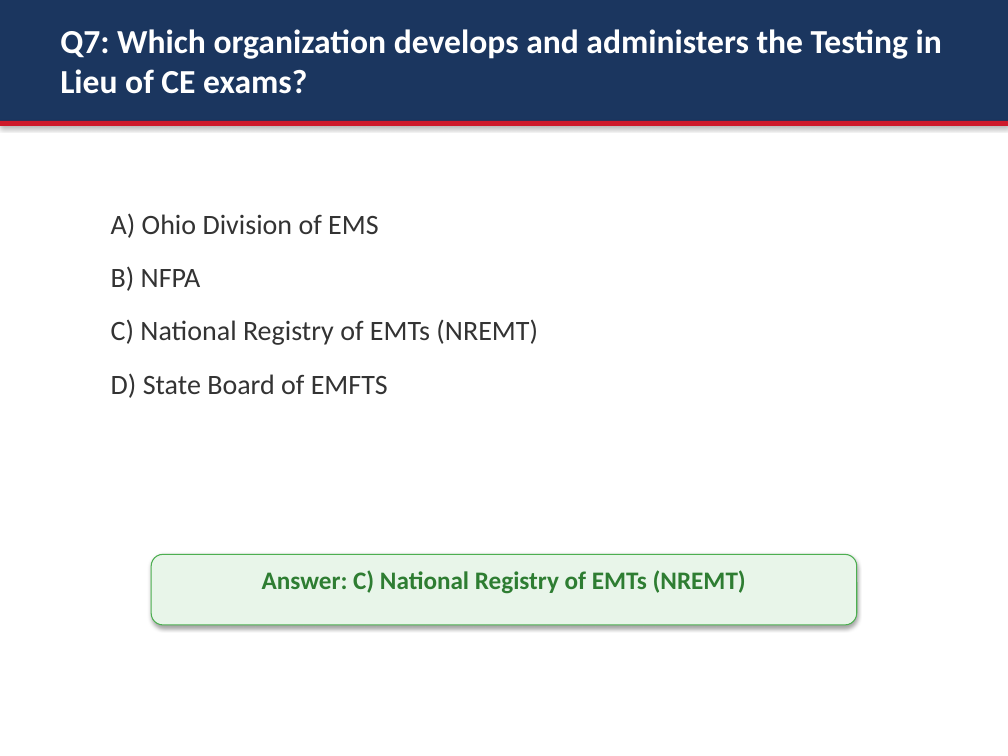
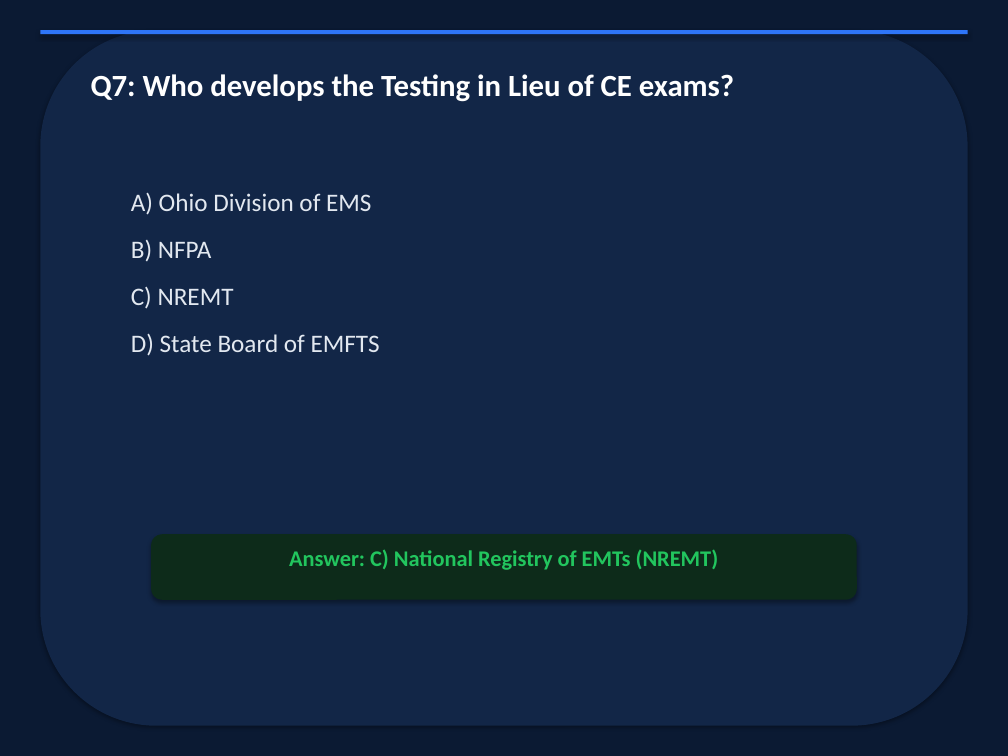
Before and after one commit to bbishilany/nicks-capstone, a slide deck: slide 24 of Ohio-Division-of-EMS-Presentation.pptx. Drawn at 1008x756 pixels with LibreOffice and Linux fonts; fonts in the diff are those of the drawing. Boxes give left, top, right and bottom in pixels: in the first picture for what was removed or moved away, otherwise in the second. Text is boxed around its words. In the diff, an @@ line names an element or a change of style, - is before the commit and + after.

```diff
--- a/Ohio-Division-of-EMS-Presentation.pptx
+++ b/Ohio-Division-of-EMS-Presentation.pptx
@@ background #FFFFFF to #0B1A33 @@
@@ rectangle removed at (x1=0, y1=0, x2=1008, y2=121) @@
@@ rectangle resized from (x1=0, y1=121, x2=1008, y2=126) to (x1=40, y1=30, x2=968, y2=34) @@
@@ rectangle at (x1=40, y1=30, x2=968, y2=34): fill #CE1A2B to #2E75F7 @@
@@ rounded rectangle added at (x1=40, y1=30, x2=968, y2=726), fill #122647 @@
@@ text at (x1=91, y1=74, x2=734, y2=102): text changed; size 24 to 22 pt @@
-Q7: Which organization develops and administers the Testing in Lieu of CE exams?
+Q7: Who develops the Testing in Lieu of CE exams?
@@ text "A) Ohio Division of EMS" moved from (x1=111, y1=213, x2=538, y2=398) to (x1=131, y1=192, x2=380, y2=356) @@
@@ text at (x1=131, y1=192, x2=380, y2=356): size 20 to 18 pt, text colour #333333 to #E2E8F0 in "A) Ohio Division of EMS", "B) NFPA", "D) State Board of EMFTS"; less space between paragraphs @@
@@ text at (x1=131, y1=287, x2=234, y2=309): text changed; size 20 to 18 pt; text colour #333333 to #E2E8F0 @@
-C) National Registry of EMTs (NREMT)
+C) NREMT
@@ rounded rectangle resized from (x1=151, y1=554, x2=857, y2=625) to (x1=151, y1=534, x2=857, y2=600) @@
@@ rounded rectangle at (x1=151, y1=534, x2=857, y2=600): fill #E8F5E9 to #0D2B1A; outline #4CAF50 0.75 pt to none @@
@@ text "Answer: C) National Registry of ..." moved from (x1=262, y1=570, x2=746, y2=594) to (x1=289, y1=549, x2=719, y2=570) @@
@@ text "Answer: C) National Registry of ..." at (x1=289, y1=549, x2=719, y2=570): size 18 to 16 pt, text colour #2E7D32 to #22C55E @@
```
Also in this commit, not shown: 29 other slides changed, 7 other files.
